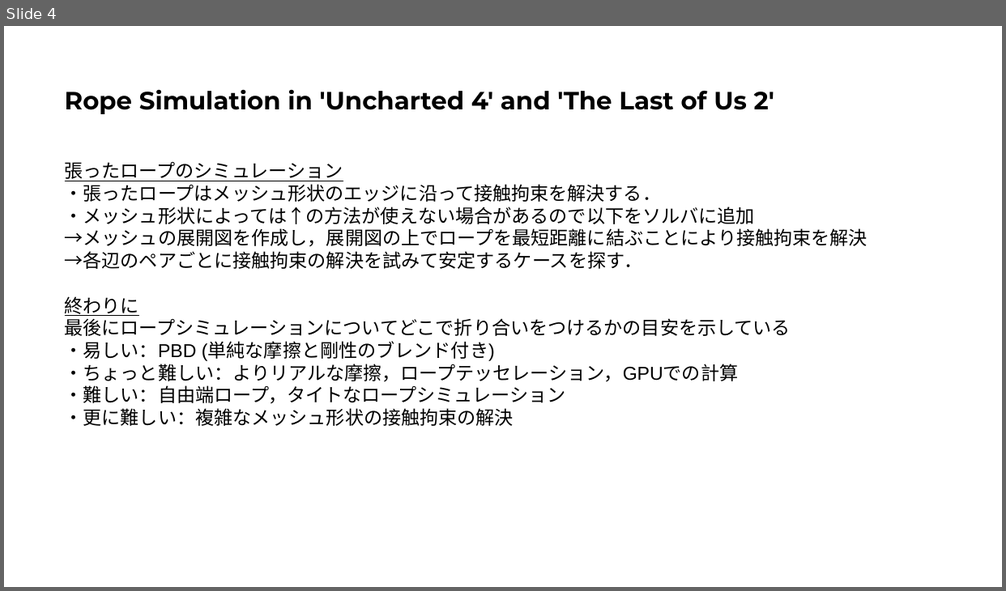
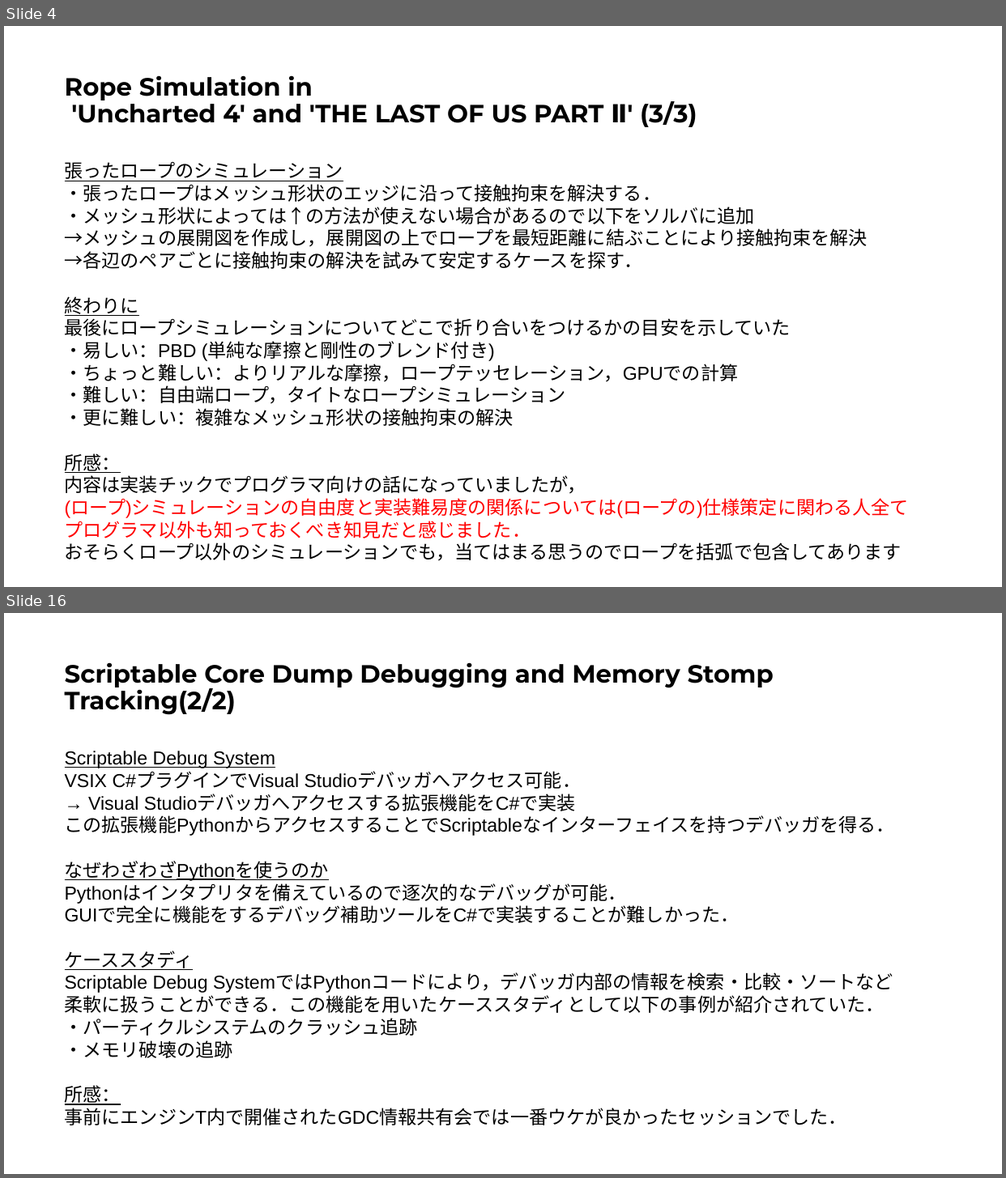
Before and after one commit to IchigoPantsu/test, a slide deck: rope.pptx. Shown one above the other, each under a label of ours: slide 4 before the commit, slides 4 and 16 after it; the slides between them are not shown. The pictures are 1006x591 and 1006x1178 pixels, drawn with LibreOffice and Linux fonts; fonts in the diff are those of the drawing. Boxes give left, top, right and bottom in pixels: in the first picture for what was removed or moved away, otherwise in the second. Text is boxed around its words. In the diff, an @@ line names an element or a change of style, - is before the commit and + after.

```diff
--- a/rope.pptx
+++ b/rope.pptx
@@ slide 16 added at <box>4,613,1002,1174</box>, background #FFFFFF @@
@@ title added at <box>65,662,774,715</box>, 24 pt, text #000000, bold @@
+Scriptable Core Dump Debugging and Memory Stomp Tracking(2/2)
@@ text added at <box>65,751,895,1126</box>, 18 pt, text #000000 @@
+Scriptable Debug System
+VSIX C#プラグインでVisual Studioデバッガへアクセス可能．
+→ Visual Studioデバッガへアクセスする拡張機能をC#で実装
+この拡張機能PythonからアクセスすることでScriptableなインターフェイスを持つデバッガを得る．
+なぜわざわざPythonを使うのか
+Pythonはインタプリタを備えているので逐次的なデバッグが可能．
+GUIで完全に機能をするデバッグ補助ツールをC#で実装することが難しかった．
+ケーススタディ
+Scriptable Debug SystemではPythonコードにより，デバッガ内部の情報を検索・比較・ソートなど
+柔軟に扱うことができる．この機能を用いたケーススタディとして以下の事例が紹介されていた．
+・パーティクルシステムのクラッシュ追跡
+・メモリ破壊の追跡
+所感：
+事前にエンジンT内で開催されたGDC情報共有会では一番ウケが良かったセッションでした．
@@ slide 4 changed as well @@
@@ title at <box>65,75,697,128</box>: text changed @@
-Rope Simulation in 'Uncharted 4' and 'The Last of Us 2'
+Rope Simulation in
+'Uncharted 4' and 'THE LAST OF US PART Ⅱ' (3/3)
@@ text at <box>65,318,791,336</box>: text changed @@
-最後にロープシミュレーションについてどこで折り合いをつけるかの目安を示している
+最後にロープシミュレーションについてどこで折り合いをつけるかの目安を示していた
@@ text at <box>65,454,909,561</box>: paragraphs added @@
+所感：
+内容は実装チックでプログラマ向けの話になっていましたが，
+(ロープ)シミュレーションの自由度と実装難易度の関係については(ロープの)仕様策定に関わる人全て
+プログラマ以外も知っておくべき知見だと感じました．
+おそらくロープ以外のシミュレーションでも，当てはまる思うのでロープを括弧で包含してあります
```
Also in this commit, not shown: 2 other slides changed, 15 other slides added.
